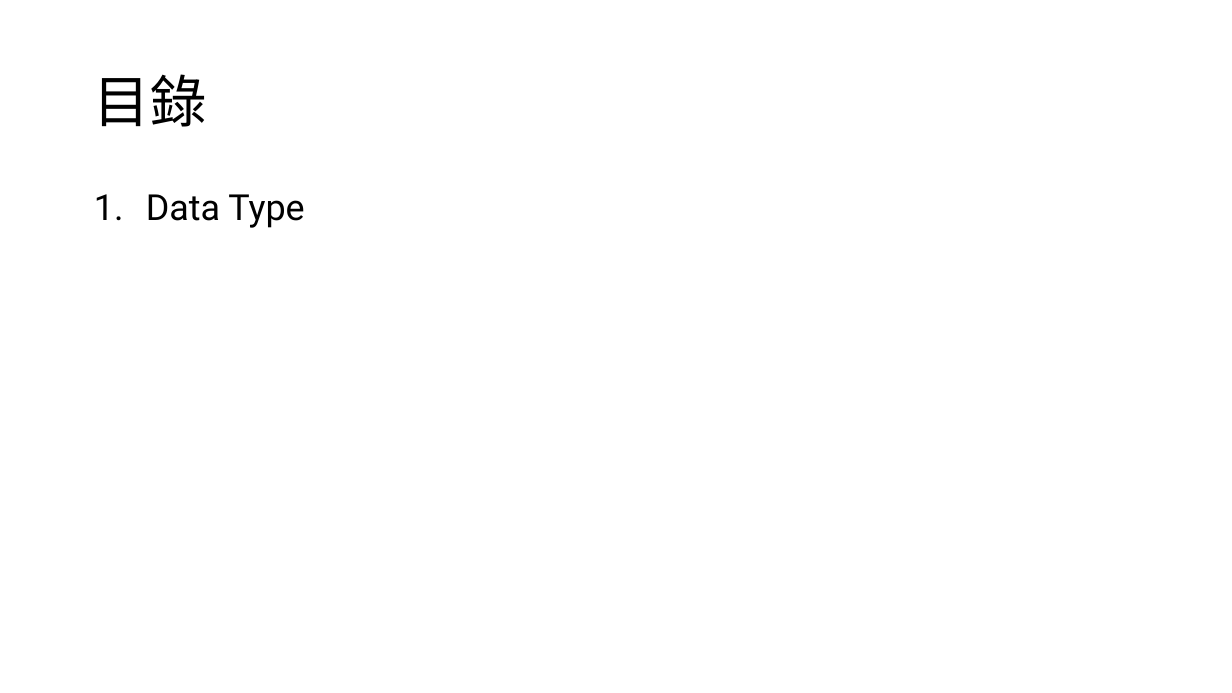
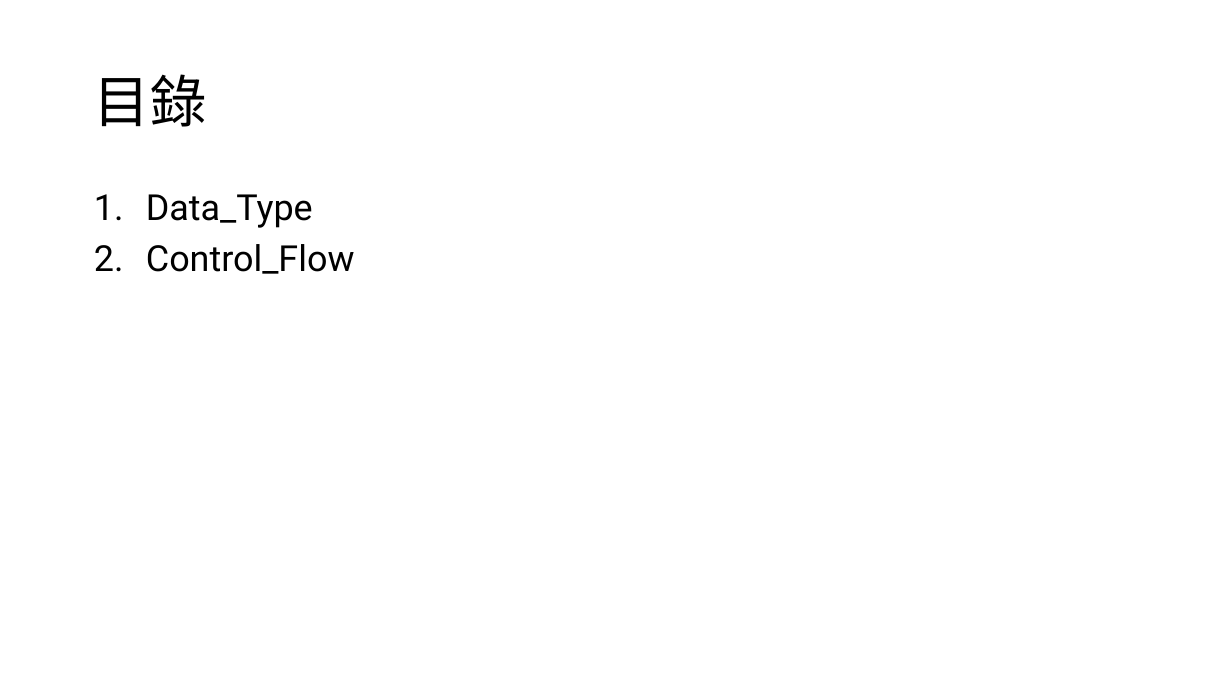
Before and after one commit to s9001055/DV_learning, a slide deck: slide 2 of SystemVerilog_語法學習.pptx. Drawn at 1232x693 pixels with LibreOffice and Linux fonts; fonts in the diff are those of the drawing. Boxes give left, top, right and bottom in pixels: in the first picture for what was removed or moved away, otherwise in the second. Text is boxed around its words. In the diff, an @@ line names an element or a change of style, - is before the commit and + after.

Commit message:
Add: 1. Add control_flow example code 2. Add control_flow slide

```diff
--- a/SystemVerilog_語法學習.pptx
+++ b/SystemVerilog_語法學習.pptx
@@ text at [146, 194, 355, 274]: text changed @@
-1. Data Type
+1. Data_Type
+2. Control_Flow
```
Also in this commit, not shown: 1 other slide changed, 2 slides added, 6 other files.
